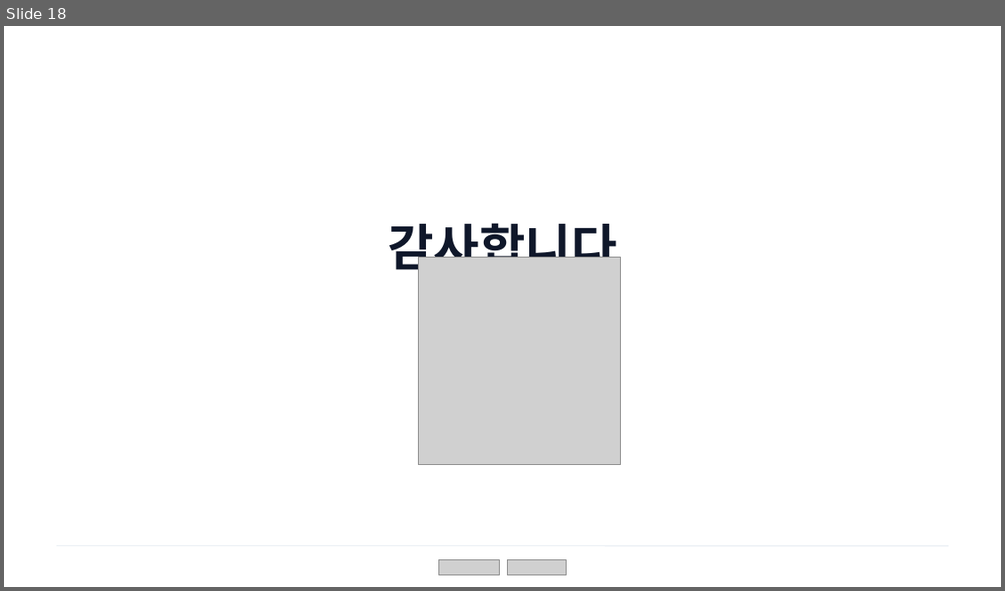
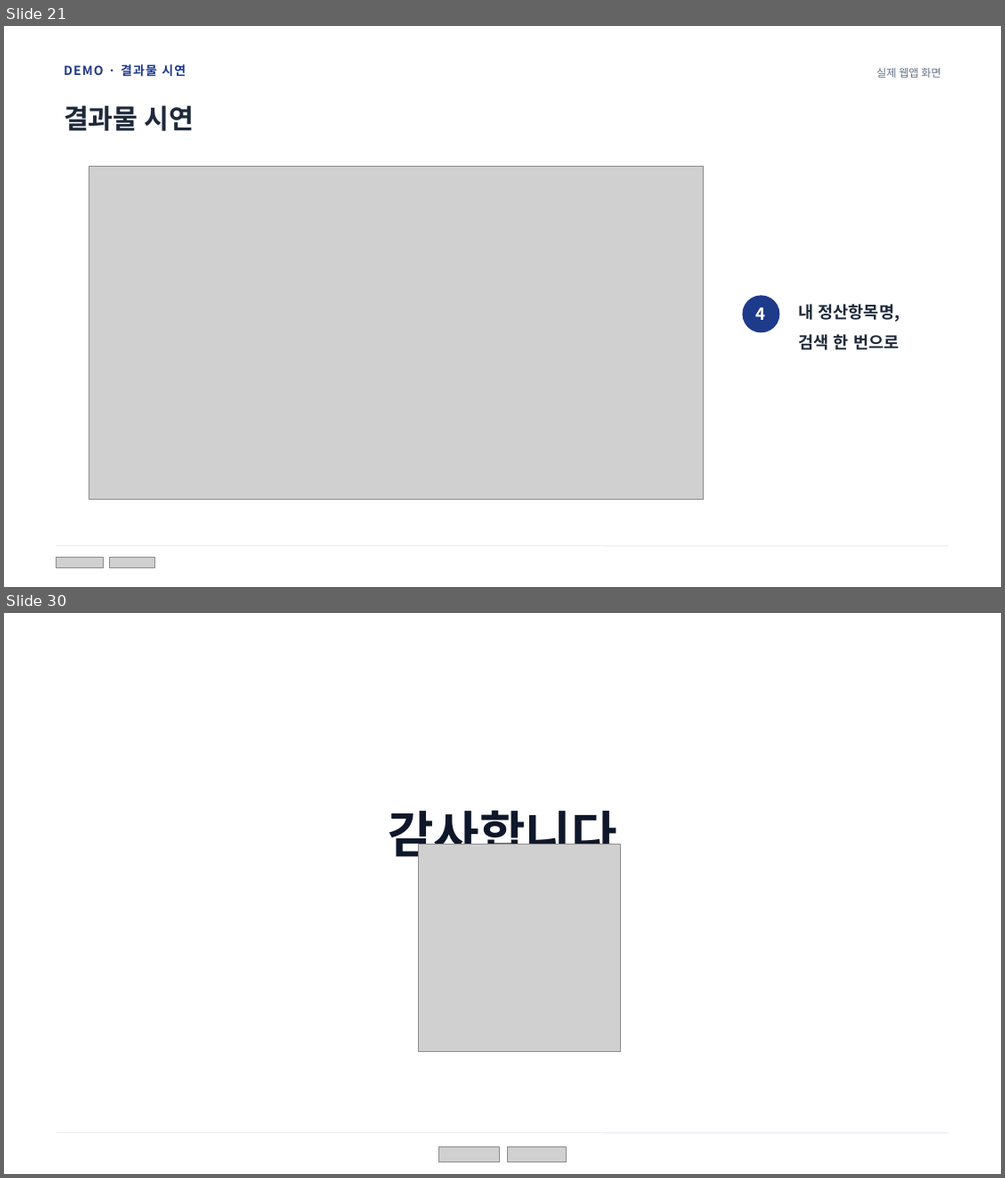
Before and after one commit to mdj11-netizen/vs-code, a slide deck: 과제pt/PPT/최종발표_회계Wiki구축_문동진_v2.pptx. Shown one above the other, each under a label of ours: slide 18 before the commit, slides 21 and 30 after it; the slides between them are not shown. The pictures are 1005x591 and 1005x1178 pixels, drawn with LibreOffice and Linux fonts; fonts in the diff are those of the drawing; grey boxes stand for pictures; background and template pictures are left out. Boxes give left, top, right and bottom in pixels: in the first picture for what was removed or moved away, otherwise in the second. Text is boxed around its words. In the diff, an @@ line names an element or a change of style, - is before the commit and + after.

```diff
--- a/과제pt/PPT/최종발표_회계Wiki구축_문동진_v2.pptx
+++ b/과제pt/PPT/최종발표_회계Wiki구축_문동진_v2.pptx
@@ slide 21 added at <box>4,26,1001,587</box>, background picture (left out) @@
@@ text added at <box>64,64,186,77</box>, 12 pt, text #1E3A8A, bold @@
+DEMO · 결과물 시연
@@ text added at <box>876,68,940,78</box>, 10.5 pt, text #64748B @@
+실제 웹앱 화면
@@ text added at <box>64,105,194,131</box>, 26 pt, text #1E293B, bold @@
+결과물 시연
@@ picture added at <box>89,166,704,499</box> @@
@@ ellipse added at <box>742,295,779,332</box>, fill #1E3A8A @@
@@ text added at <box>756,307,766,320</box>, 16 pt, text #FFFFFF, bold @@
+4
@@ text added at <box>798,304,900,350</box>, 16 pt, text #1E293B, bold @@
+내 정산항목명,
+검색 한 번으로
@@ line added from (57, 546) to (948, 546), #E2E8F0 0.75 pt @@
@@ picture added at <box>57,557,104,568</box> @@
@@ picture added at <box>109,557,155,568</box> @@
@@ what was slide 18 is now slide 30 @@
```
Also in this commit, not shown: 13 slides changed, 14 other slides added, 2 slides removed, 6 other files.
